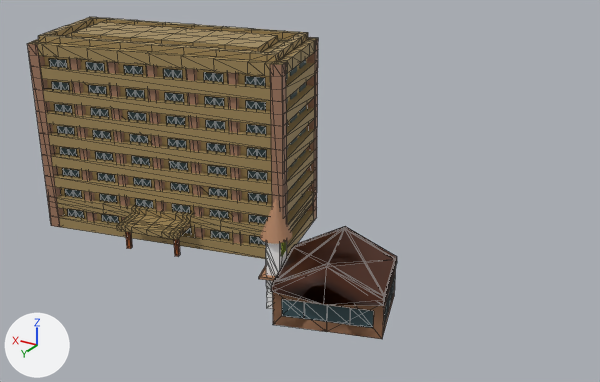
The glTF model run/textures/build/build3.glb: old version first, new version second.
Before and after are seen from a 50 mm camera at (-7.65, 8.77, 5.71) aimed at (-2.29, -0.17, 1.24). Every picture has the same lights, and +X, +Y and +Z are marked at lower left. Mesh edges are drawn as thin lines on the coarser meshes. Where no turn or scale is listed for an object, it has been applied to the vertices.

Names of what the first picture shows: '立方体', '立方体.002', '立方体.003', '立方体.005', '立方体.006', '立方体.007', '立方体.009', '立方体.010', '立方体.011', '立方体.012', '立方体.013', '立方体.014'.
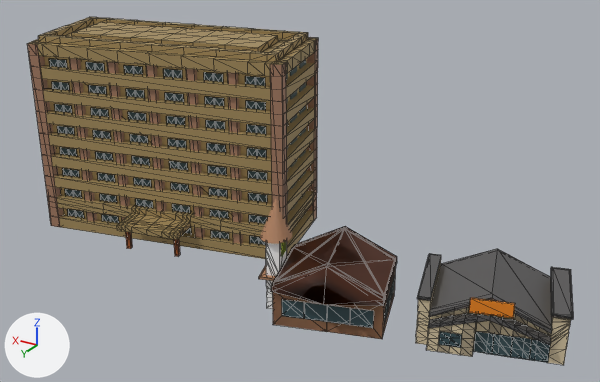
Location of each change, [x1, y1, x2, y2] in pixels of the pictures (600 x 382 px):
'立方体.019', added
    after: [416, 249, 573, 365]
    faces in mat_マテリアル_025 (dark grey #595858): [417, 249, 573, 345]
    faces in mat_マテリアル_024 (beige #d9c8a5): [416, 260, 571, 365]
    faces in mat_マテリアル_026 (beige #d9c8a5): [429, 308, 539, 358]
    faces in mat_マテリアル_027 (beige #ac9e83): [441, 307, 551, 362]
'立方体.021', added
    after: [474, 331, 551, 362]
'立方体.020', added
    after: [426, 322, 476, 357]
    faces in mat_マテリアル_029 (beige #ac9e83): [438, 322, 476, 357]
    faces in mat_マテリアル_028 (beige #d9c8a5): [426, 324, 463, 355]
'立方体.026', added (orange)
    after: [469, 298, 515, 318]
'立方体.024', added
    after: [439, 331, 462, 348]

The change, as a list of edits to the scene's bpy script:
```text
Add me_立方体_026:
    me_立方体_026.from_pydata([(-0.233, -0.081, -0.089), (-0.233, -0.081, 0.089), (-0.24, -0.054, -0.089), (-0.24, -0.054, 0.089), (0.24, 0.054, -0.089), (0.24, 0.054, 0.089), (0.233, 0.081, -0.089), (0.233, 0.081, 0.089)], [], [(0, 1, 3), (0, 3, 2), (2, 3, 7), (2, 7, 6), (6, 7, 5), (6, 5, 4), (4, 5, 1), (4, 1, 0), (2, 6, 4), (2, 4, 0), (7, 3, 1), (7, 1, 5)])
    me_立方体_026.materials.append(mat_マテリアル_035)  # orange #f08717
Add me_立方体_024:
    me_立方体_024.from_pydata([(-0.12, -0.046, -0.09), (-0.12, -0.046, 0.09), (-0.126, -0.024, -0.09), (-0.126, -0.024, 0.09), (0.126, 0.024, -0.09), (0.126, 0.024, 0.09), (0.12, 0.046, -0.09), (0.12, 0.046, 0.09)], [], [(0, 1, 3), (0, 3, 2), (2, 3, 7), (2, 7, 6), (6, 7, 5), (6, 5, 4), (4, 5, 1), (4, 1, 0), (2, 6, 4), (2, 4, 0), (7, 3, 1), (7, 1, 5)])
    me_立方体_024.materials.append(mat_マテリアル_033)  # dark cyan #374f55
Add ob_立方体_026:
    ob_立方体_026 = bpy.data.objects.new('立方体.026', me_立方体_026)
    ob_立方体_026.location = (-5.33, 0.69, 0.78)
Add ob_立方体_024:
    ob_立方体_024 = bpy.data.objects.new('立方体.024', me_立方体_024)
    ob_立方体_024.location = (-4.91, 0.79, 0.29)
Add ob_立方体_023:
    ob_立方体_023 = bpy.data.objects.new('立方体.023', me_立方体_023)  # 16 vertices, 24 faces; spans x -0.056..0.128, y -0.389..0.132, z -0.314..0.314; in mat_マテリアル_032 (dark cyan #374f55)
    ob_立方体_023.location = (-6.08, 0.21, 0.41)
Add ob_立方体_021:
    ob_立方体_021 = bpy.data.objects.new('立方体.021', me_立方体_021)  # 32 vertices, 48 faces; spans x -0.717..0.106, y -0.222..0.048, z -0.139..0.139; in mat_マテリアル_030 (dark cyan #374f55)
    ob_立方体_021.location = (-5.25, 0.58, 0.24)
Add ob_立方体_020:
    ob_立方体_020 = bpy.data.objects.new('立方体.020', me_立方体_020)  # 29 vertices, 54 faces; spans x -0.28..0.28, y -0.153..0.153, z -0.164..0.343; in mat_マテリアル_028 (beige #d9c8a5), mat_マテリアル_029 (beige #ac9e83)
    ob_立方体_020.location = (-4.89, 0.72, 0.26)
Add ob_立方体_019:
    ob_立方体_019 = bpy.data.objects.new('立方体.019', me_立方体_019)  # 282 vertices, 562 faces; spans x -1.02..0.97, y -0.8..0.83, z -0.22..0.58; in mat_マテリアル_024 (beige #d9c8a5), mat_マテリアル_025 (dark grey #595858), mat_マテリアル_026 (beige #d9c8a5), mat_マテリアル_027 (beige #ac9e83)
    ob_立方体_019.location = (-5.14, 0.06, 0.32)
```
